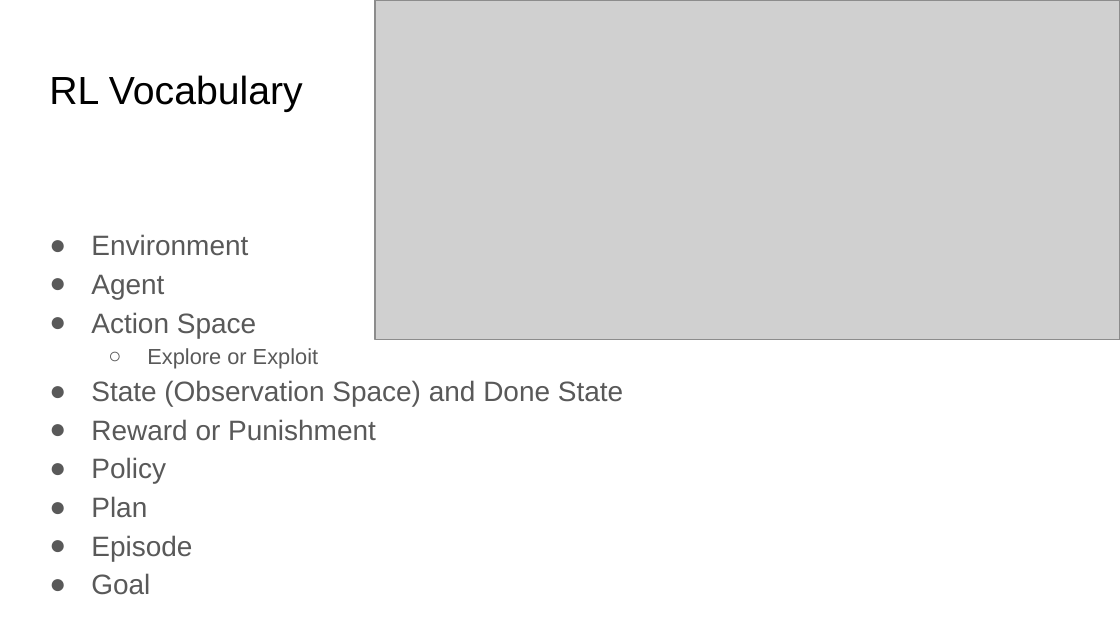
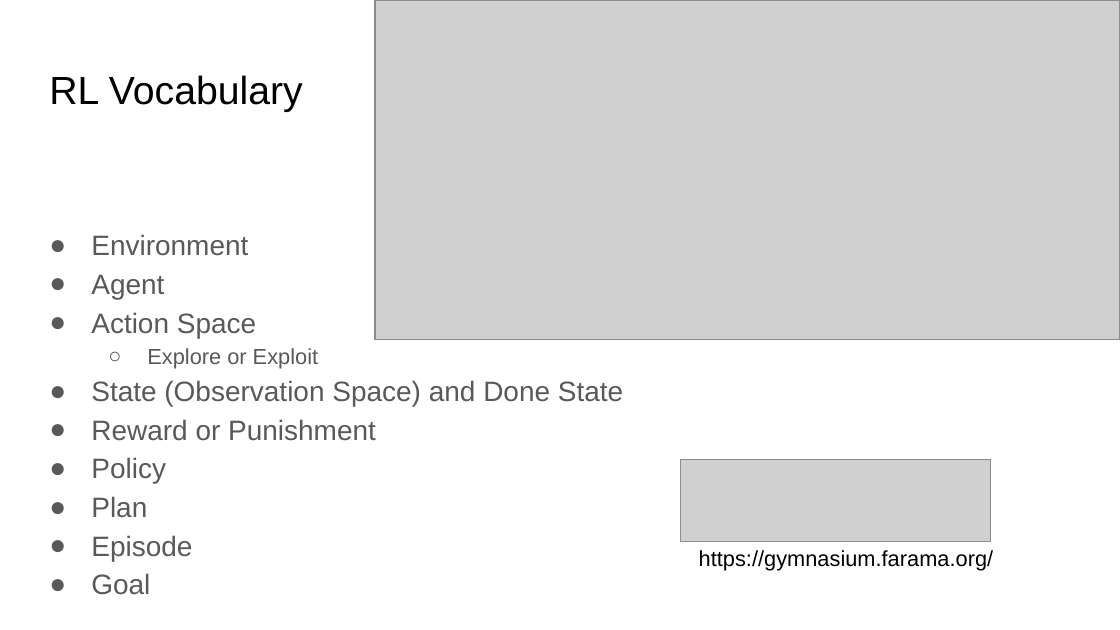
Before and after one commit to JWHPortfolio/RLTalk, a slide deck: slide 4 of Reinforcement Learning2.pptx. Drawn at 1120x630 pixels with LibreOffice and Linux fonts; fonts in the diff are those of the drawing; grey boxes stand for pictures. Boxes give left, top, right and bottom in pixels: in the first picture for what was removed or moved away, otherwise in the second. Text is boxed around its words. In the diff, an @@ line names an element or a change of style, - is before the commit and + after.

```diff
--- a/Reinforcement Learning2.pptx
+++ b/Reinforcement Learning2.pptx
@@ picture added at (681, 459, 990, 542) @@
@@ text added at (699, 550, 993, 570), 14 pt, text #000000 @@
+https://gymnasium.farama.org/
```
Also in this commit, not shown: 1 other slide changed.
